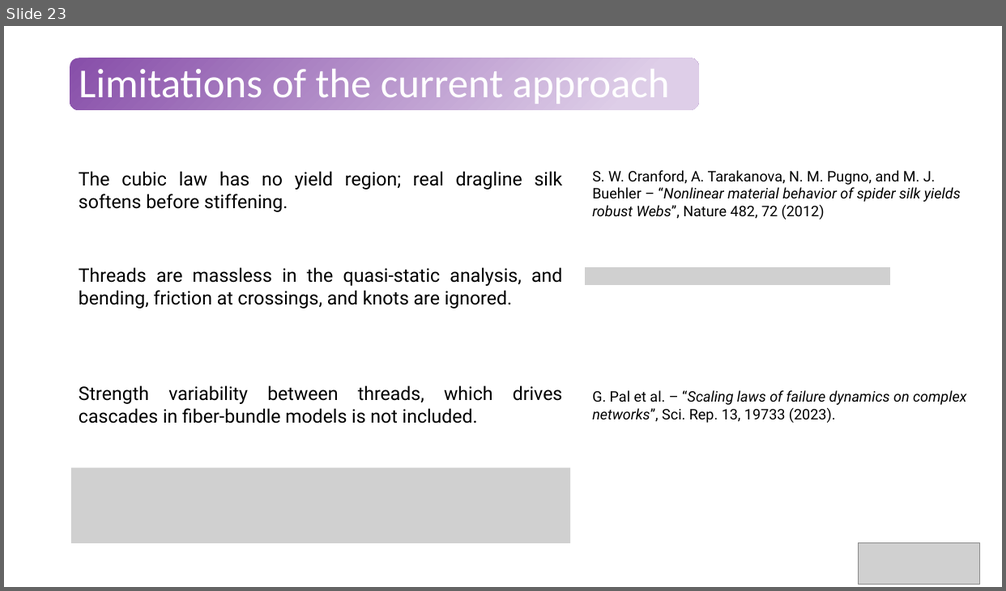
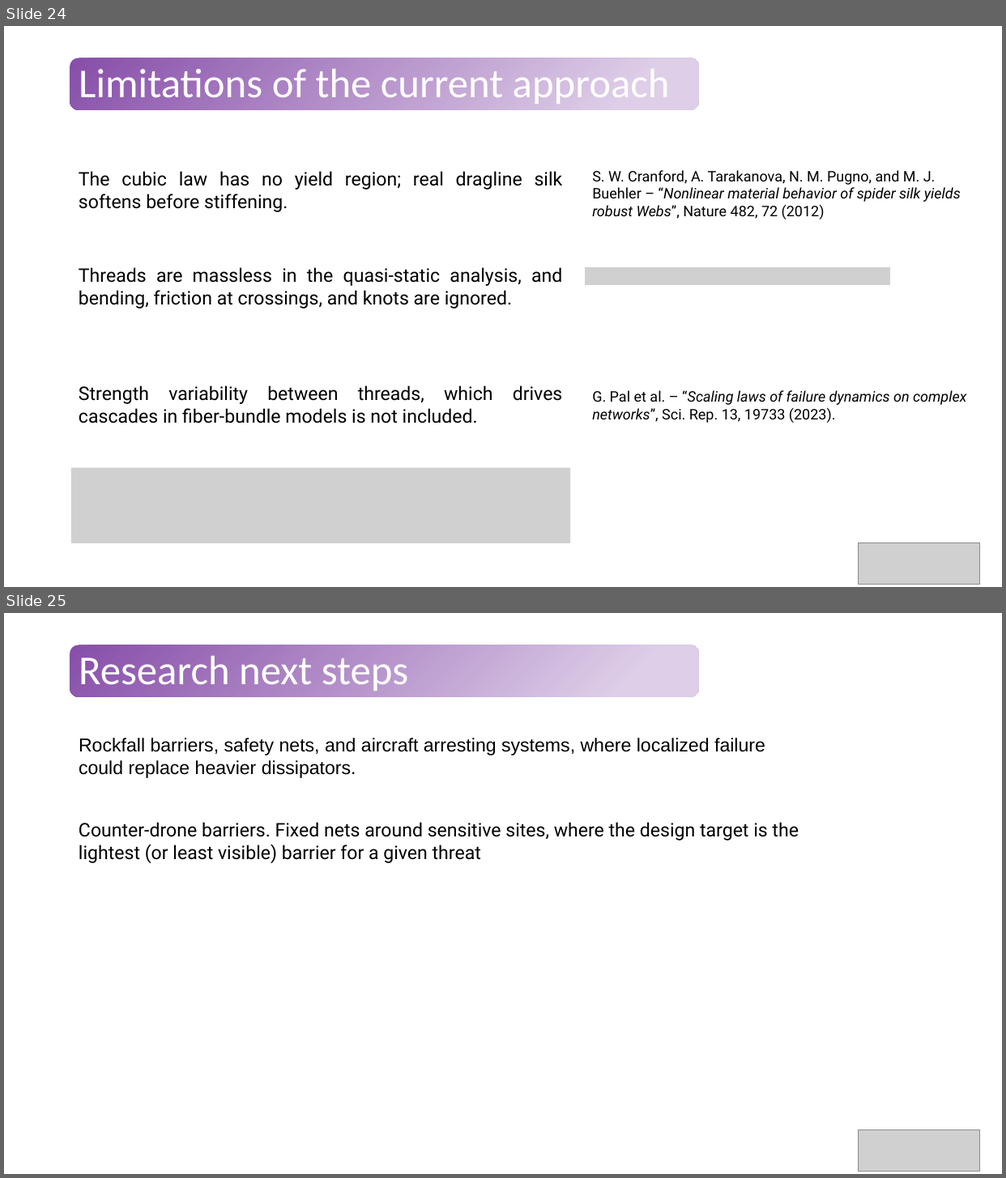
Before and after one commit to Tavi681/PoliPhysics, a slide deck: Tema 2/paper/Tema2.pptx. Shown one above the other, each under a label of ours: slide 23 before the commit, slides 24 and 25 after it. The pictures are 1006x591 and 1006x1178 pixels, drawn with LibreOffice and Linux fonts; fonts in the diff are those of the drawing; grey boxes stand for pictures. Boxes give left, top, right and bottom in pixels: in the first picture for what was removed or moved away, otherwise in the second. Text is boxed around its words. In the diff, an @@ line names an element or a change of style, - is before the commit and + after.

```diff
--- a/Tema 2/paper/Tema2.pptx
+++ b/Tema 2/paper/Tema2.pptx
@@ slide 25 added at box(4, 613, 1002, 1174), background #FFFFFF; not listed: 1 template element that a slide beside it also shows @@
@@ title added at box(79, 655, 408, 691), 39.6 pt, text #FFFFFF @@
+Research next steps
@@ text added at box(79, 738, 765, 778), 18 pt, text #000000 @@
+Rockfall barriers, safety nets, and aircraft arresting systems, where localized failure
+could replace heavier dissipators.
@@ text added at box(79, 822, 799, 863), 18 pt, text #000000 @@
+Counter-drone barriers. Fixed nets around sensitive sites, where the design target is the lightest (or least visible) barrier for a given threat
@@ picture added at box(859, 1131, 980, 1171) @@
@@ what was slide 23 is now slide 24 @@
```
Also in this commit, not shown: 1 other slide added.
